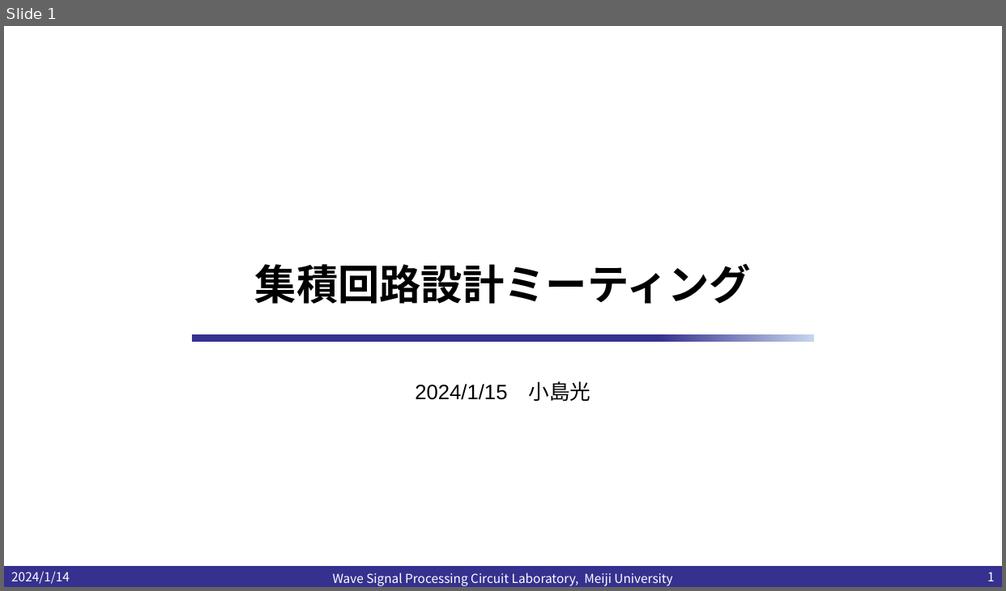
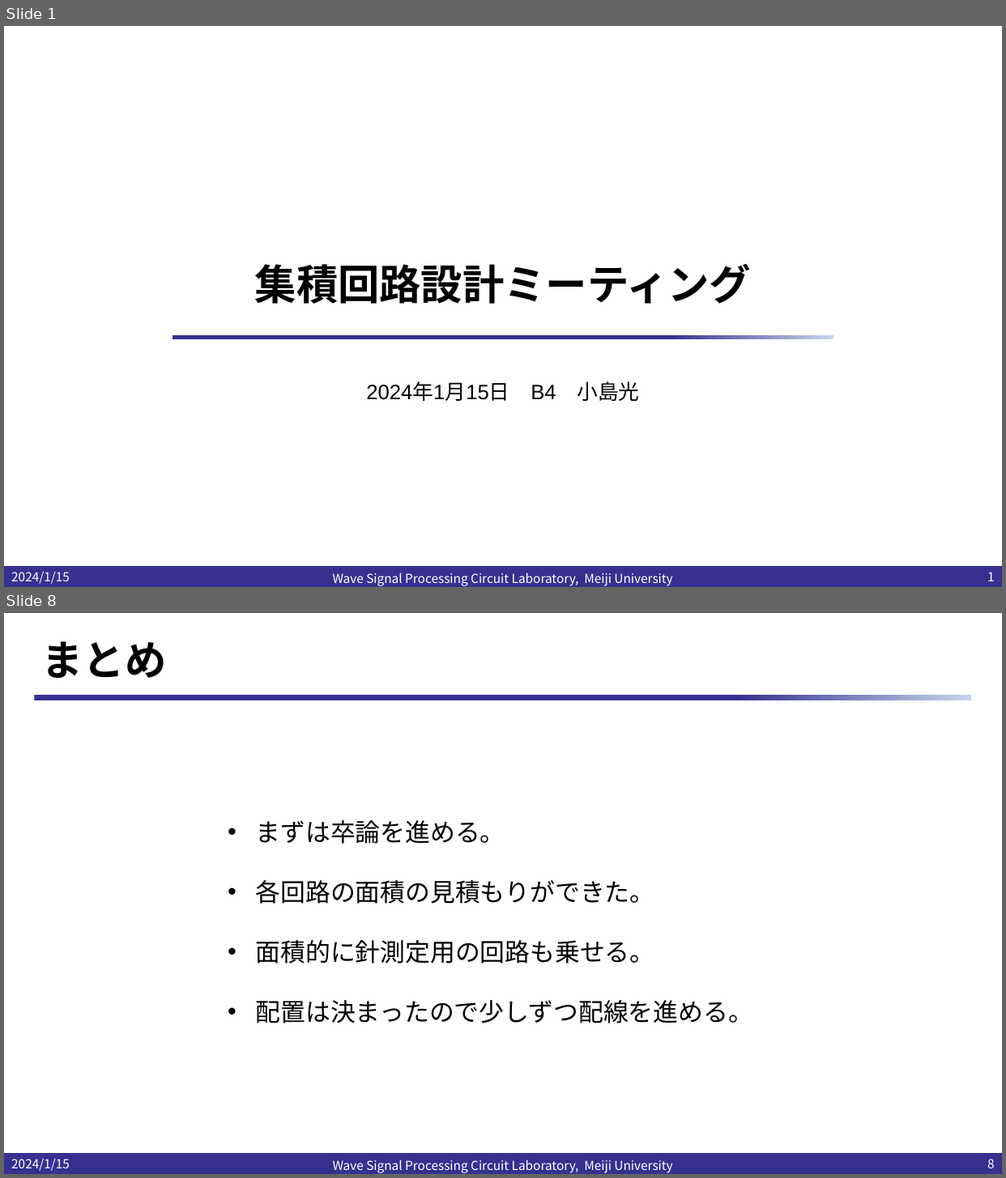
Before and after one commit to kjm-desktop10400/reserch, a slide deck: folded_gilbert/試作/20240115/集積回路設計ミーティング.pptx. Shown one above the other, each under a label of ours: slide 1 before the commit, slides 1 and 8 after it; the slides between them are not shown. The pictures are 1006x591 and 1006x1178 pixels, drawn with LibreOffice and Linux fonts; fonts in the diff are those of the drawing; background and template pictures are left out. Boxes give left, top, right and bottom in pixels: in the first picture for what was removed or moved away, otherwise in the second. Text is boxed around its words. In the diff, an @@ line names an element or a change of style, - is before the commit and + after.

```diff
--- a/folded_gilbert/試作/20240115/集積回路設計ミーティング.pptx
+++ b/folded_gilbert/試作/20240115/集積回路設計ミーティング.pptx
@@ slide 8 added at [4, 613, 1002, 1174], background #FFFFFF; not listed: 1 template element that a slide beside it also shows @@
@@ title added at [42, 641, 167, 678], 40 pt, text #000000, bold @@
+まとめ
@@ rectangle added at [35, 695, 972, 700], fill gradient #36318F to #C7D5ED @@
@@ text added at [256, 820, 753, 1024], 24 pt, text #000000 @@
+• まずは卒論を進める。
+• 各回路の面積の見積もりができた。
+• 面積的に針測定用の回路も乗せる。
+• 配置は決まったので少しずつ配線を進める。
@@ text added at [11, 1158, 70, 1171], 12 pt, text #FFFFFF @@
+2024/1/15
@@ text added at [333, 1160, 672, 1174], 12 pt, text #FFFFFF @@
+Wave Signal Processing Circuit Laboratory, Meiji University
@@ page number added at [987, 1159, 995, 1169], 12 pt, text #FFFFFF @@
+8
@@ slide 1 changed as well @@
@@ rectangle: place and size @@
-rectangle at [192, 335, 814, 341]
+rectangle at [172, 335, 834, 339]
@@ subtitle at [366, 382, 639, 401]: text changed @@
-2024/1/15 小島光
+2024年1月15日 B4 小島光
@@ text at [11, 571, 70, 584]: text changed @@
-2024/1/14
+2024/1/15
```
Also in this commit, not shown: 1 other slide changed, 5 other slides added, 13 other files.
